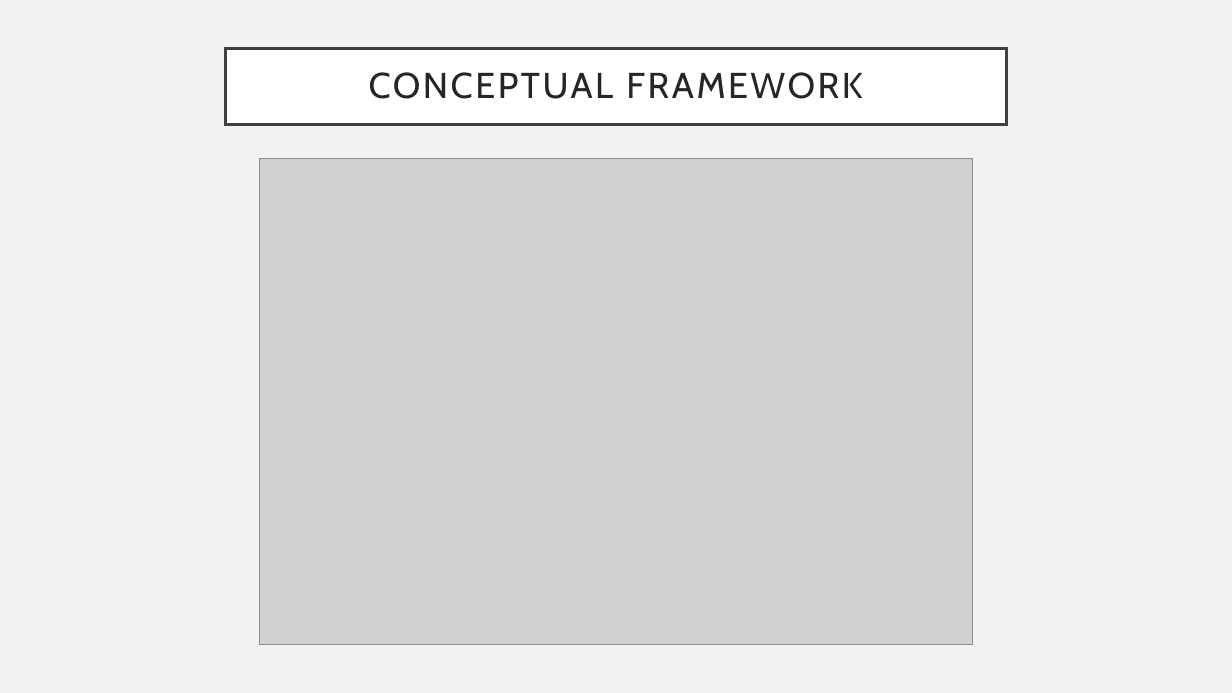
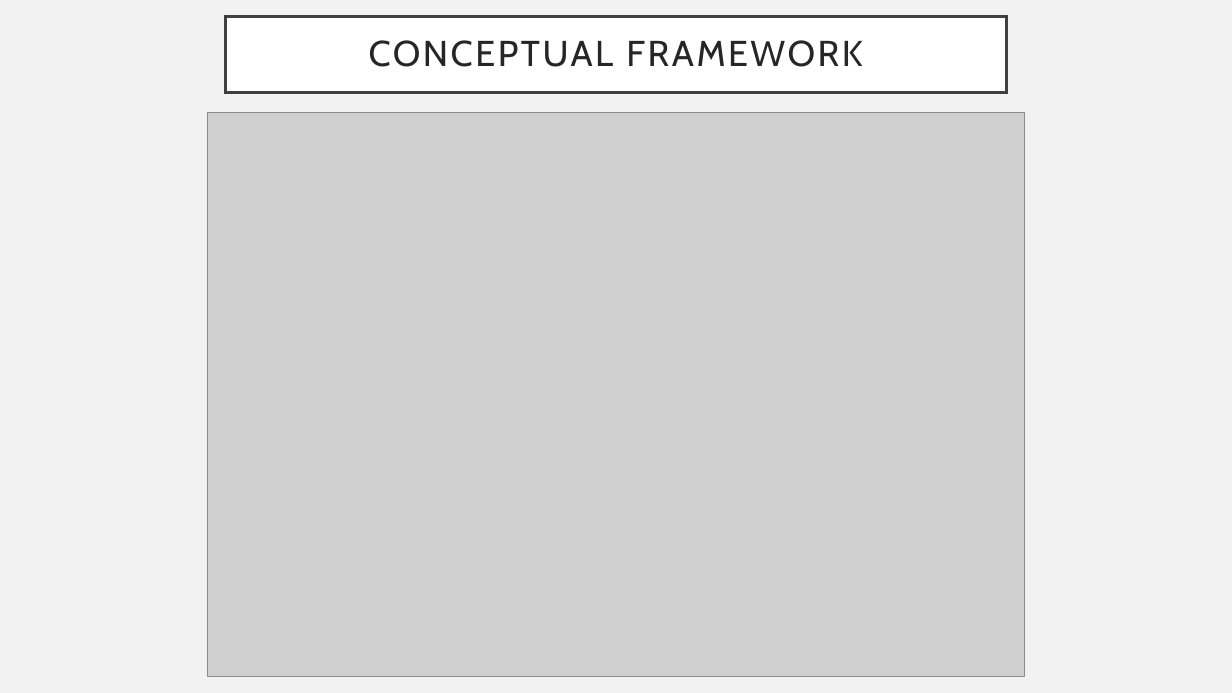
Before and after one commit to bimmbin/Thesis-Docx, a slide deck: slide 10 of Web-based-Automated-Clearance-Management-System-using-QR-3.pptx1.pptx. Drawn at 1232x693 pixels with LibreOffice and Linux fonts; fonts in the diff are those of the drawing; grey boxes stand for pictures. Boxes give left, top, right and bottom in pixels: in the first picture for what was removed or moved away, otherwise in the second. Text is boxed around its words. In the diff, an @@ line names an element or a change of style, - is before the commit and + after.

```diff
--- a/Web-based-Automated-Clearance-Management-System-using-QR-3.pptx1.pptx
+++ b/Web-based-Automated-Clearance-Management-System-using-QR-3.pptx1.pptx
@@ title "CONCEPTUAL FRAMEWORK": place and size @@
-title "CONCEPTUAL FRAMEWORK" at [226, 48, 1006, 125]
+title "CONCEPTUAL FRAMEWORK" at [226, 17, 1006, 93]
@@ picture: place and size @@
-picture at [260, 159, 973, 645]
+picture at [208, 113, 1025, 677]
```
Also in this commit, not shown: 1 other file.
